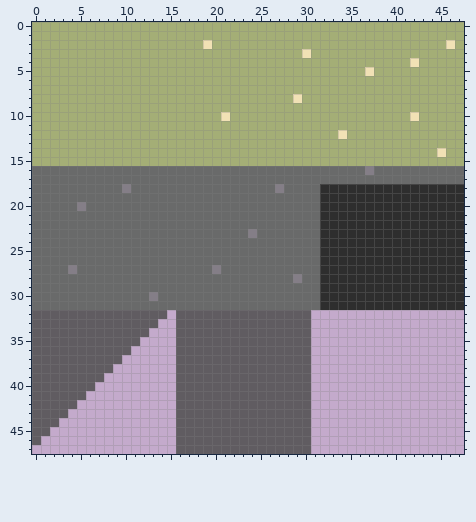
One commit to this pixel-art sprite: assets/tiles/tiles.png. The first picture shows the starting point.
The file is 48x48 pixels.
New version:
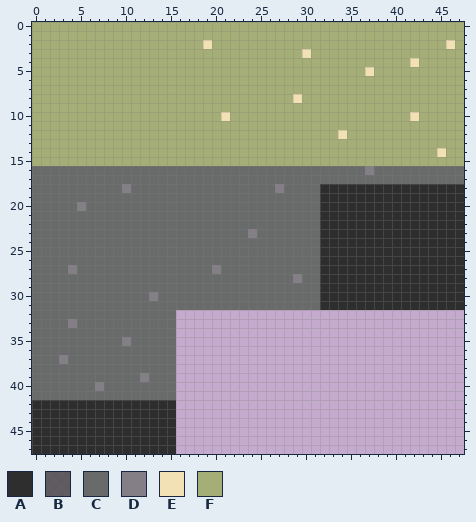
Palette (. is transparent): A #2e2e2e  B #505050dc  C #696a6a  D #847e87  E #f1e1b5  F #a4ae76
What changed:
@@ x 0..32 @@
 31 CCCCCCCCCCCCCCCCCCCCCCCCCCCCCCCCA
-32 BBBBBBBBBBBBBBB.BBBBBBBBBBBBBBB..
-33 BBBBBBBBBBBBBB..BBBBBBBBBBBBBBB..
-34 BBBBBBBBBBBBB...BBBBBBBBBBBBBBB..
-35 BBBBBBBBBBBB....BBBBBBBBBBBBBBB..
-36 BBBBBBBBBBB.....BBBBBBBBBBBBBBB..
-37 BBBBBBBBBB......BBBBBBBBBBBBBBB..
-38 BBBBBBBBB.......BBBBBBBBBBBBBBB..
-39 BBBBBBBB........BBBBBBBBBBBBBBB..
-40 BBBBBBB.........BBBBBBBBBBBBBBB..
-41 BBBBBB..........BBBBBBBBBBBBBBB..
-42 BBBBB...........BBBBBBBBBBBBBBB..
-43 BBBB............BBBBBBBBBBBBBBB..
-44 BBB.............BBBBBBBBBBBBBBB..
-45 BB..............BBBBBBBBBBBBBBB..
-46 B...............BBBBBBBBBBBBBBB..
-47 ................BBBBBBBBBBBBBBB..
+32 CCCCCCCCCCCCCCCC.................
+33 CCCCDCCCCCCCCCCC.................
+34 CCCCCCCCCCCCCCCC.................
+35 CCCCCCCCCCDCCCCC.................
+36 CCCCCCCCCCCCCCCC.................
+37 CCCDCCCCCCCCCCCC.................
+38 CCCCCCCCCCCCCCCC.................
+39 CCCCCCCCCCCCDCCC.................
+40 CCCCCCCDCCCCCCCC.................
+41 CCCCCCCCCCCCCCCC.................
+42 AAAAAAAAAAAAAAAA.................
+43 AAAAAAAAAAAAAAAA.................
+44 AAAAAAAAAAAAAAAA.................
+45 AAAAAAAAAAAAAAAA.................
+46 AAAAAAAAAAAAAAAA.................
+47 AAAAAAAAAAAAAAAA.................
